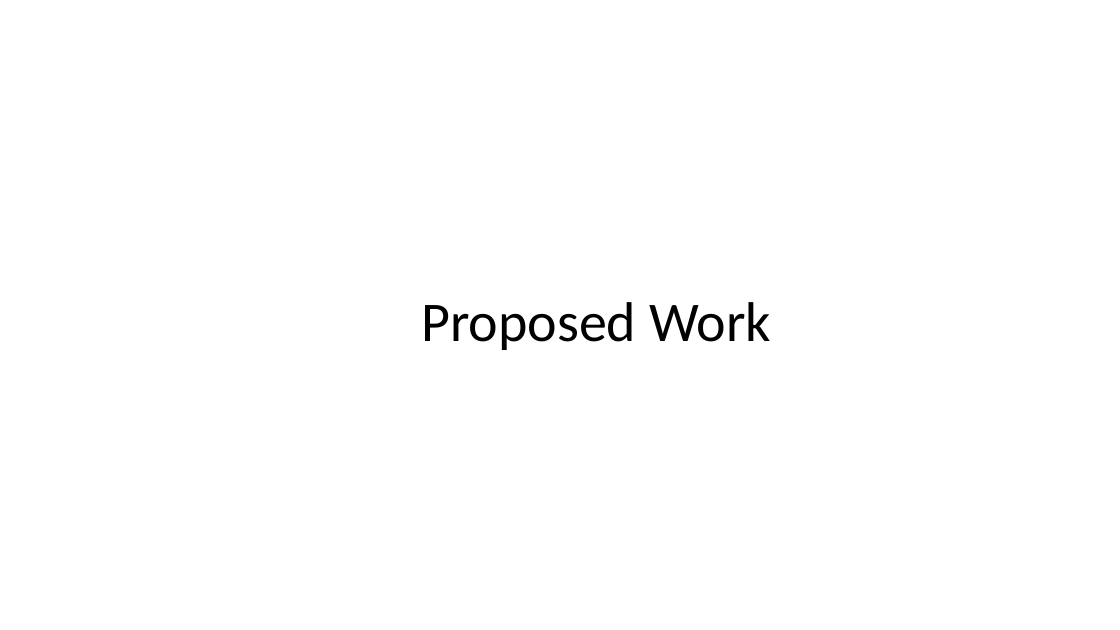
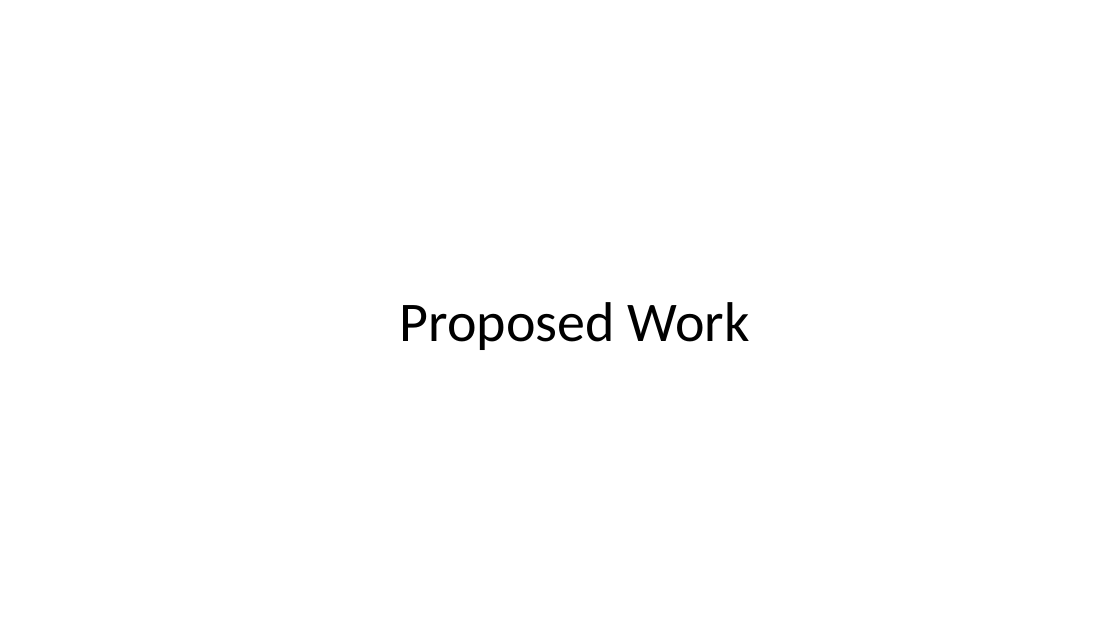
Before and after one commit to Contingent-Systems/modal_abstractions_presentations, a slide deck: slide 15 of thesis_proposal/proposal.pptx. Drawn at 1120x630 pixels with LibreOffice and Linux fonts; fonts in the diff are those of the drawing. Boxes give left, top, right and bottom in pixels: in the first picture for what was removed or moved away, otherwise in the second. Text is boxed around its words. In the diff, an @@ line names an element or a change of style, - is before the commit and + after.

```diff
--- a/thesis_proposal/proposal.pptx
+++ b/thesis_proposal/proposal.pptx
@@ title "Proposed Work": place and size @@
-title "Proposed Work" at box(421, 302, 771, 350)
+title "Proposed Work" at box(400, 302, 750, 350)
```
Also in this commit, not shown: 8 other slides changed.
